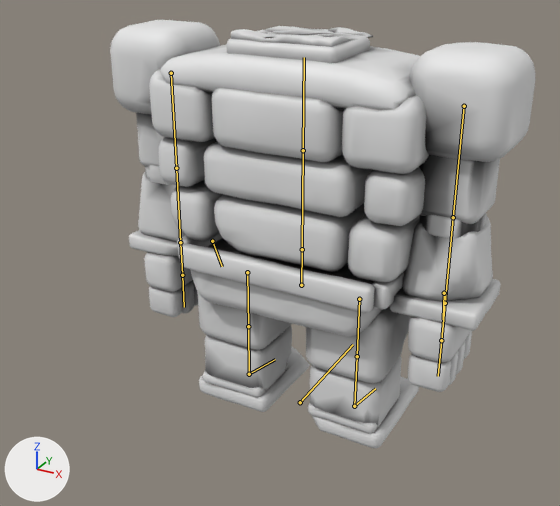
An edit to the glTF model assets/models/stomper_body.glb, drawn before and after from the same camera.
The view is the same before and after, from a 50 mm lens placed at (5.73, -11.22, 8.67), pointed at (-0.51, 0.12, 3.01). Every picture has the same lights, and +X, +Y and +Z are marked at lower left. The older version comes first. The bones that change, and the others that lie on the model, are drawn over the model as lines.

The first picture shows 'Body'.
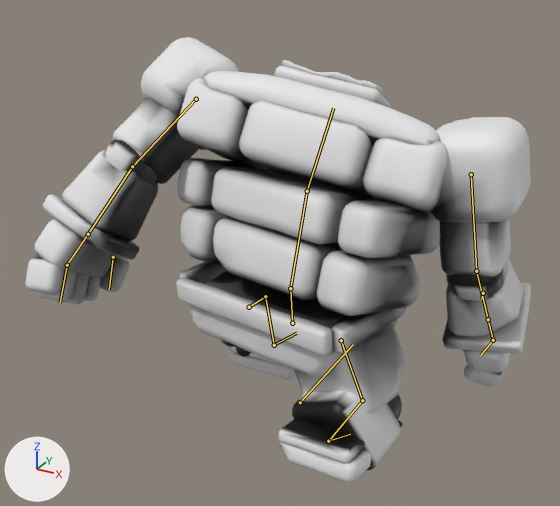
The newer file adds an action. The first version stands in its rest pose; the second is drawn at frame 22 of the action 'stomp'.

Edits to the scene script, one JSON object a line:
```json
{"block": "bone_hips", "where": "bone_hips = bpy.data.objects['HeadlessBodyRig'].pose.bones['hips']  # child of 'root'"}
{"op": "set", "path": "bone_hips.location", "old": "(0.0, 0.0, 0.0)", "new": "(-0.18, -0.82, 0.0)"}
{"op": "set", "path": "bone_hips.rotation_quaternion", "old": "(1.0, 0.0, 0.0, 0.0)", "new": "(0.993, 0.004, -0.117, 0.031)", "note": "degrees (0, 0, 0) -> degrees (0, -13, 4)"}
{"block": "bone_spine", "where": "bone_spine = bpy.data.objects['HeadlessBodyRig'].pose.bones['spine']  # child of 'hips'"}
{"op": "set", "path": "bone_spine.rotation_quaternion", "old": "(1.0, 0.0, 0.0, 0.0)", "new": "(0.99, -0.139, 0.002, -0.018)", "note": "degrees (0, 0, 0) -> degrees (-16, 0, -2)"}
{"block": "bone_chest", "where": "bone_chest = bpy.data.objects['HeadlessBodyRig'].pose.bones['chest']  # child of 'spine'"}
{"op": "set", "path": "bone_chest.rotation_quaternion", "old": "(1.0, 0.0, 0.0, 0.0)", "new": "(0.979, -0.102, 0.173, -0.026)", "note": "degrees (0, 0, 0) -> degrees (-13, 20, -5)"}
{"block": "bone_upper_arm_l", "where": "bone_upper_arm_l = bpy.data.objects['HeadlessBodyRig'].pose.bones['upper_arm.L']  # child of 'chest'"}
{"op": "set", "path": "bone_upper_arm_l.rotation_quaternion", "old": "(1.0, 0.0, 0.0, 0.0)", "new": "(0.973, -0.18, 0.027, 0.145)", "note": "degrees (0, 0, 0) -> degrees (-20, 6, 16)"}
{"block": "bone_forearm_l", "where": "bone_forearm_l = bpy.data.objects['HeadlessBodyRig'].pose.bones['forearm.L']  # child of 'upper_arm.L'"}
{"op": "set", "path": "bone_forearm_l.rotation_quaternion", "old": "(1.0, 0.0, 0.0, 0.0)", "new": "(0.99, 0.139, 0.0, 0.0)", "note": "degrees (0, 0, 0) -> degrees (16, 0, 0)"}
{"block": "bone_fingers_l", "where": "bone_fingers_l = bpy.data.objects['HeadlessBodyRig'].pose.bones['fingers.L']  # child of 'hand.L'"}
{"op": "set", "path": "bone_fingers_l.rotation_quaternion", "old": "(1.0, 0.0, 0.0, 0.0)", "new": "(0.97, 0.0, 0.0, -0.242)", "note": "degrees (0, 0, 0) -> degrees (0, 0, -28)"}
{"block": "bone_thumb_l", "where": "bone_thumb_l = bpy.data.objects['HeadlessBodyRig'].pose.bones['thumb.L']  # child of 'hand.L'"}
{"op": "set", "path": "bone_thumb_l.rotation_quaternion", "old": "(1.0, 0.0, 0.0, 0.0)", "new": "(0.996, 0.035, 0.003, -0.087)", "note": "degrees (0, 0, 0) -> degrees (4, 1, -10)"}
{"block": "bone_upper_arm_r", "where": "bone_upper_arm_r = bpy.data.objects['HeadlessBodyRig'].pose.bones['upper_arm.R']  # child of 'chest'"}
{"op": "set", "path": "bone_upper_arm_r.rotation_quaternion", "old": "(1.0, 0.0, 0.0, 0.0)", "new": "(0.962, 0.23, 0.034, -0.144)", "note": "degrees (0, 0, 0) -> degrees (26, 8, -15)"}
{"block": "bone_forearm_r", "where": "bone_forearm_r = bpy.data.objects['HeadlessBodyRig'].pose.bones['forearm.R']  # child of 'upper_arm.R'"}
{"op": "set", "path": "bone_forearm_r.rotation_quaternion", "old": "(1.0, 0.0, 0.0, 0.0)", "new": "(0.968, 0.25, 0.0, 0.0)", "note": "degrees (0, 0, 0) -> degrees (29, 0, 0)"}
{"block": "bone_fingers_r", "where": "bone_fingers_r = bpy.data.objects['HeadlessBodyRig'].pose.bones['fingers.R']  # child of 'hand.R'"}
{"op": "set", "path": "bone_fingers_r.rotation_quaternion", "old": "(1.0, 0.0, 0.0, 0.0)", "new": "(0.97, 0.0, 0.0, 0.242)", "note": "degrees (0, 0, 0) -> degrees (0, 0, 28)"}
{"block": "bone_thumb_r", "where": "bone_thumb_r = bpy.data.objects['HeadlessBodyRig'].pose.bones['thumb.R']  # child of 'hand.R'"}
{"op": "set", "path": "bone_thumb_r.rotation_quaternion", "old": "(1.0, 0.0, 0.0, 0.0)", "new": "(0.996, 0.035, -0.003, 0.087)", "note": "degrees (0, 0, 0) -> degrees (4, -1, 10)"}
{"block": "bone_thigh_l", "where": "bone_thigh_l = bpy.data.objects['HeadlessBodyRig'].pose.bones['thigh.L']  # child of 'hips'"}
{"op": "set", "path": "bone_thigh_l.rotation_quaternion", "old": "(1.0, 0.0, 0.0, 0.0)", "new": "(-0.752, -0.602, 0.251, -0.096)", "note": "degrees (0, 0, 0) -> degrees (80, -30, -10)"}
{"block": "bone_shin_l", "where": "bone_shin_l = bpy.data.objects['HeadlessBodyRig'].pose.bones['shin.L']  # child of 'thigh.L'"}
{"op": "set", "path": "bone_shin_l.rotation_quaternion", "old": "(1.0, 0.0, 0.0, 0.0)", "new": "(0.738, -0.675, 0.0, 0.0)", "note": "degrees (0, 0, 0) -> degrees (-85, 0, 0)"}
{"block": "bone_foot_l", "where": "bone_foot_l = bpy.data.objects['HeadlessBodyRig'].pose.bones['foot.L']  # child of 'shin.L'"}
{"op": "set", "path": "bone_foot_l.rotation_quaternion", "old": "(1.0, 0.0, 0.0, 0.0)", "new": "(0.981, 0.079, 0.146, -0.105)", "note": "degrees (0, 0, 0) -> degrees (7, 18, -11)"}
{"block": "bone_thigh_r", "where": "bone_thigh_r = bpy.data.objects['HeadlessBodyRig'].pose.bones['thigh.R']  # child of 'hips'"}
{"op": "set", "path": "bone_thigh_r.rotation_quaternion", "old": "(1.0, 0.0, 0.0, 0.0)", "new": "(0.98, 0.006, 0.022, -0.198)", "note": "degrees (0, 0, 0) -> degrees (0, 3, -23)"}
{"block": "bone_shin_r", "where": "bone_shin_r = bpy.data.objects['HeadlessBodyRig'].pose.bones['shin.R']  # child of 'thigh.R'"}
{"op": "set", "path": "bone_shin_r.rotation_quaternion", "old": "(1.0, 0.0, 0.0, 0.0)", "new": "(0.784, -0.621, 0.0, 0.0)", "note": "degrees (0, 0, 0) -> degrees (-77, 0, 0)"}
{"block": "bone_foot_r", "where": "bone_foot_r = bpy.data.objects['HeadlessBodyRig'].pose.bones['foot.R']  # child of 'shin.R'"}
{"op": "set", "path": "bone_foot_r.rotation_quaternion", "old": "(1.0, 0.0, 0.0, 0.0)", "new": "(0.82, 0.507, 0.006, 0.265)", "note": "degrees (0, 0, 0) -> degrees (60, -15, 27)"}
```

Pixel boxes (x1, y1, x2, y2) of what changed, in the pictures (560 x 506 px):
```json
{"object": "Body", "change": "posed", "before": [110, 20, 535, 448], "after": [25, 37, 531, 483], "on screen": "19% wider"}
{"bone": "hips", "before": "(301, 285) to (302, 249)", "after": "(292, 323) to (290, 288)"}
{"bone": "spine", "before": "(302, 249) to (303, 150)", "after": "(290, 288) to (307, 191)"}
{"bone": "chest", "before": "(303, 150) to (304, 57)", "after": "(307, 191) to (333, 108)"}
{"bone": "upper_arm.L", "before": "(171, 73) to (176, 168)", "after": "(196, 99) to (132, 166)"}
{"bone": "forearm.L", "before": "(176, 168) to (180, 242)", "after": "(132, 166) to (88, 234)"}
{"bone": "fingers.L", "before": "(182, 275) to (184, 307)", "after": "(67, 265) to (60, 302)"}
{"bone": "thumb.L", "before": "(212, 241) to (222, 266)", "after": "(113, 257) to (109, 289)"}
{"bone": "upper_arm.R", "before": "(464, 106) to (453, 217)", "after": "(471, 174) to (476, 271)"}
{"bone": "forearm.R", "before": "(453, 217) to (445, 303)", "after": "(476, 271) to (488, 319)"}
{"bone": "fingers.R", "before": "(441, 340) to (438, 376)", "after": "(493, 340) to (480, 355)"}
{"bone": "thumb.R", "before": "(444, 293) to (443, 319)", "after": "(483, 293) to (481, 299)"}
{"bone": "thigh.L", "before": "(247, 272) to (248, 326)", "after": "(249, 307) to (265, 296)"}
{"bone": "shin.L", "before": "(248, 326) to (249, 374)", "after": "(265, 296) to (274, 345)"}
{"bone": "foot.L", "before": "(249, 374) to (275, 359)", "after": "(274, 345) to (296, 333)"}
{"bone": "thigh.R", "before": "(359, 299) to (357, 356)", "after": "(341, 340) to (362, 400)"}
{"bone": "shin.R", "before": "(357, 356) to (354, 406)", "after": "(362, 400) to (328, 441)"}
{"bone": "foot.R", "before": "(354, 406) to (375, 388)", "after": "(328, 441) to (350, 434)"}
```
